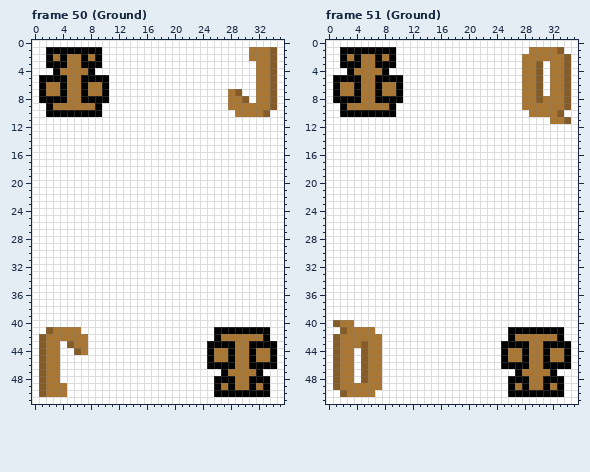
Two states of a pixel-art file, ase/deck.ase. Above: the version before the commit.
36x52 pixels, 53 frames. Colours within 5 levels of each other are drawn and written as one. Shown: frame 50 (Ground), frame 51 (Ground). The commit also changed other frames, which this record leaves out.
After:
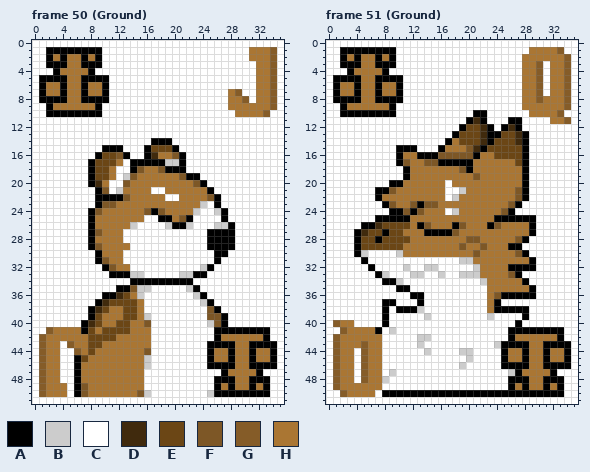
Palette (. is transparent): A #000000  B #cccccc  C #ffffff  D #402a0d  E #6b4615  F #7d5726  G #855c28  H #aa7633
The edit:
Changed rows in their new state; - is an unchanged pixel.
Frame 50 (Ground), layer "des":
first column x 6:
14 -----------AAA---------
15 ----AAA---AEEEA--------
16 ---AEEFA--ADHHFA-------
17 --AEEEH-AAAAABBA-------
18 --AEEH--AFHHFAAA-------
19 --AEEH-BFHHHHHHFAA-----
20 --ADH--FHHHHHHHHHFA----
21 ---AF-BHHHH--HHHHHHA---
22 ---AAAAFHHHHH--HHHHFA--
23 ---AFFHHHHHHHHHHHHB-A--
24 --AFHHHHHHFAFHHHHB--BA-
25 --AHHHHHHH--AAHFA----A-
26 --AHHHHHB----BAAB---BBA
27 --AFHHH------------AAAA
28 --AHHHH------------AAAA
29 --AFHHHH-----------AAAA
30 ---AHHH-------------AA-
31 ---AFHH-------------A--
32 ----AFHH----------BA---
33 -----AAABB-----BBAA----
34 --------AAAAAAAAA------
35 ------AAFBB-----BA-----
36 ----AADEHB-------BA----
37 ---ADEEEEH--------BA---
38 --ADEHHEEH---------FA--
39 --AEHHHEEHB--------FFA-
40 -ADEHHEEHHF--------BFA-
41 -AEHEEEEHHH------------
42 --EEEEHHHHH------------
43 --EEHHHHHHH------------
44 --EHHHHHHHF------------
45 AEHHHHHHHHB------------
46 AHHHHHHHHHB------------
47 AHHHHHHHHH-------------
48 AHHHHHHHHH-------------
49 AFHHHHHHHH-------------
50 AFHHHHHHHFB--------B---
Frame 51 (Ground), layer "des":
first column x 4:
10 -----------------AA-------
11 ----------------ADA---AA--
12 ---------------AEEDA-ADA--
13 --------------AEEEDAAEEDA-
14 -------------AHEEEDAEEEDA-
15 ------AAA---AHHHFDAEEEEEA-
16 ------AHHAAAFFFFFAHHEEEEA-
17 ------AFHHFFAAAAAHHHHHHEA-
18 -------AHHHHHHHFAHHHHHHHA-
19 -------AHHHHHHHHHFHHHHHHA-
20 -----AAHHHHHH-HHHHHHHHHHA-
21 ---AAFHHHHHHH--BHHHHHHHFA-
22 ---AHHHHHHHHH-BHHHHHHHHFA-
23 ----AFHHFAFFHHHHHHHHHHFA--
24 -----AAFAFHHH-BHHHHHHFA---
25 ---AAAAAHHHHHHHHHHHHAAAAAA
26 -AADEEEEHAFHHHAFHHHAFHHHHA
27 ADEEAEEHHHAAAAFHHHHHHHHHHA
28 AEEAEEEEHHHHHHHHFFHHHHHFA-
29 AEEEEEEHHHHHHHHFHHFHHHAA--
30 AB----BHHHHHHHHHHFHHHHHFA-
31 -A-------------BBHHHHHHHHA
32 --A----B--BB-----BHHHHAAAA
33 ---AB---BB--B--BBBHHHHFA--
34 ----AAB-----------BHHHHHA-
35 ------AA-----------HHHHHHA
36 --------AA---------HFAAAAA
37 ----AA---A---------HA-----
38 ----A-AAAB---------HAAAAA-
39 ----A-----B--------B----A-
40 ----A------------------A--
41 ---A-B--------------------
42 ---------BB---------------
43 ---------B----------B-----
44 ----------B----BB---------
45 ----------------B---------
46 ---------------B----------
47 -----B----------------B---
48 ----B---------------------
50 ----AAAAAAAAAAAAAAAAAA----
